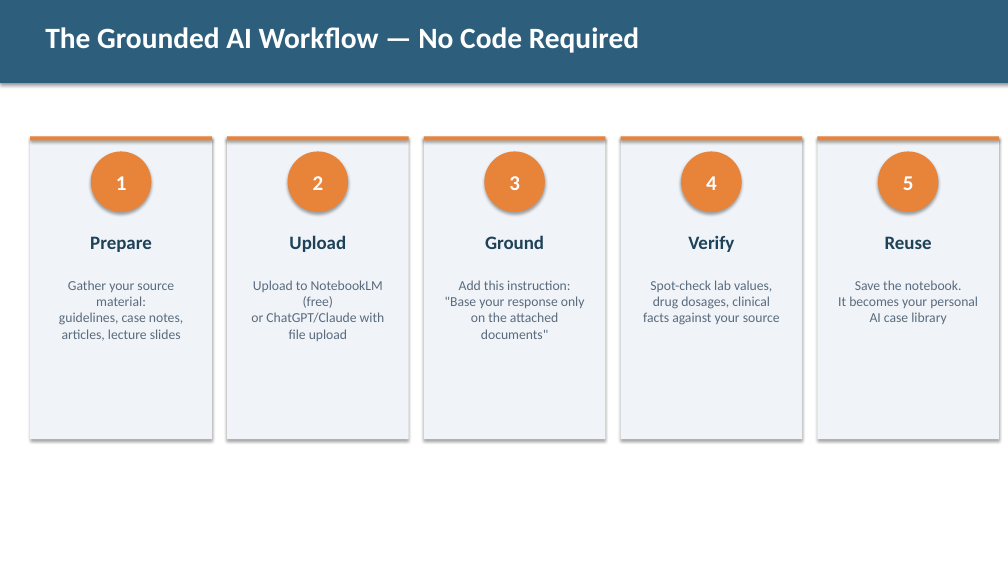
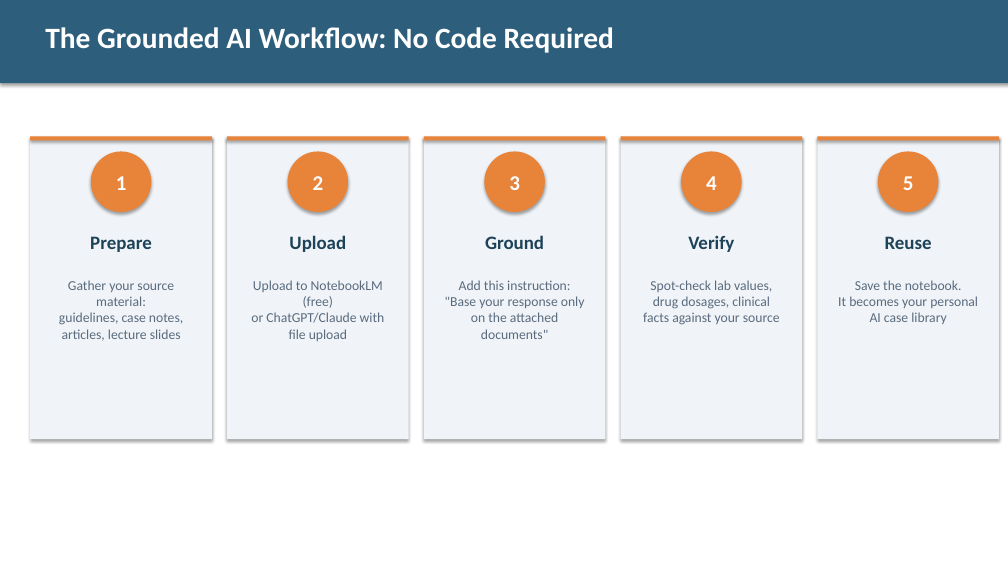
Before and after one commit to diana-brewer/digital-learning-unlocked, a slide deck: slide 11 of Digital Learning Unlocked - Slide Deck.pptx (slide 12 before the commit). Drawn at 1008x568 pixels with LibreOffice and Linux fonts; fonts in the diff are those of the drawing. Boxes give left, top, right and bottom in pixels: in the first picture for what was removed or moved away, otherwise in the second. Text is boxed around its words. In the diff, an @@ line names an element or a change of style, - is before the commit and + after.

```diff
--- a/Digital Learning Unlocked - Slide Deck.pptx
+++ b/Digital Learning Unlocked - Slide Deck.pptx
@@ text at bbox=[45, 27, 614, 53]: text changed @@
-The Grounded AI Workflow — No Code Required
+The Grounded AI Workflow: No Code Required
```
Also in this commit, not shown: 17 other slides changed, 1 slide added, 4 slides removed, 3 other files.
